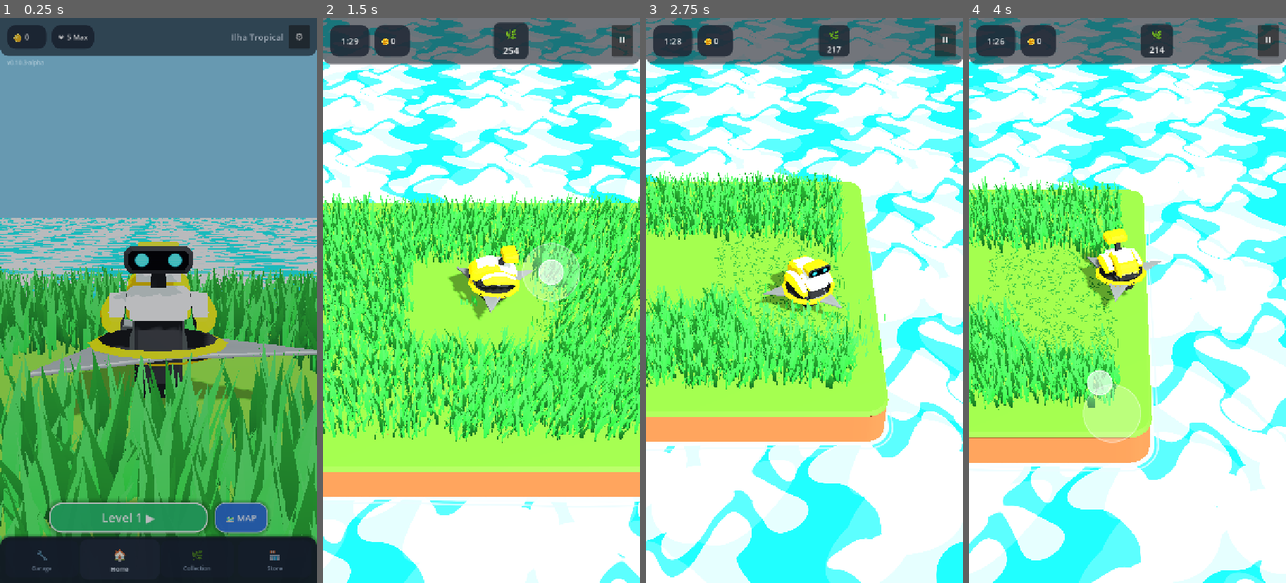
Above: before the commit, frames 1-4 (left to right).
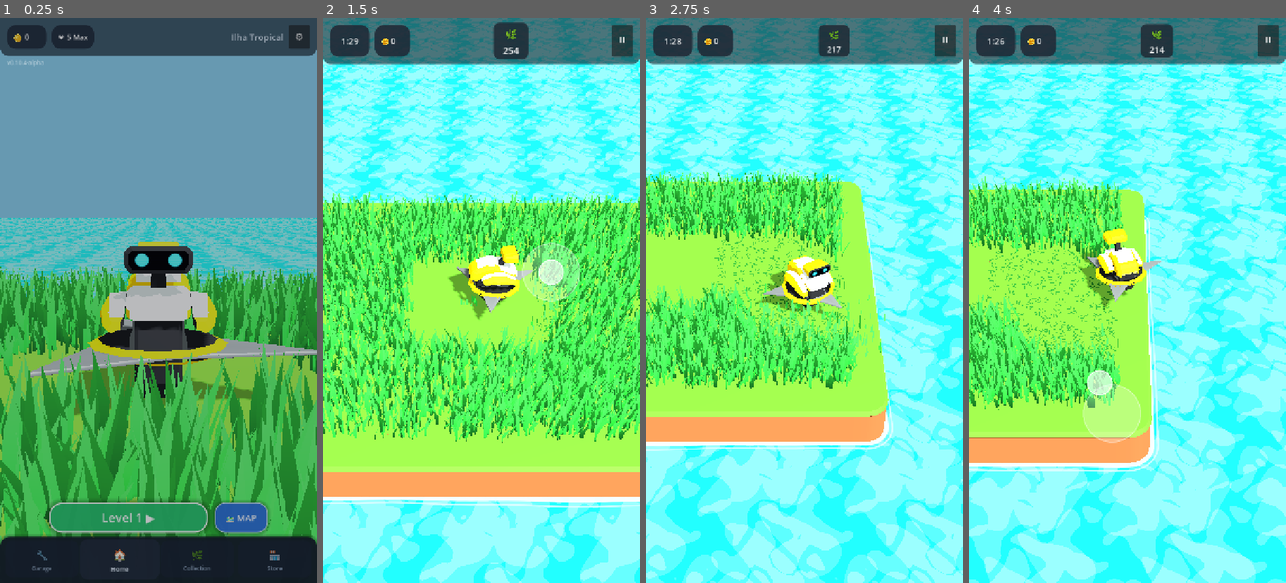
Above: after the commit, the same moments.

Repository: rogerbif/grass-cut-bot
Game: Godot game, scene res://scenes/menu/main_menu.tscn
Two runs of this game, one before a commit and one after it. Both use one fixed random seed, a clock stepped at 60 frames per second and the inputs below.
Inputs (mouse positions are in pixels of both pictures, inside the frame that each line leads up to):
- Up to frame 1 (0.25 s): no input
- Up to frame 2 (1.5 s): click "Level 1 ▶" at 0.5 s; tap Enter at 1.25 s; move the mouse to (551, 272) at 1.27 s; hold Right (ui_right) from 1.28 s (still down); hold Alt from 1.28 s (still down); click (551, 272) at 1.42 s
- Up to frame 3 (2.75 s): release Right (ui_right) at 2 s; release Alt at 2 s; drag from (741, 328) to (788, 413) at 2.02 s
- Up to frame 4 (4 s): move the mouse to (1159, 176) at 2.77 s; hold Right (ui_right) 2.78-3.5 s; tap Z at 2.85 s; drag from (1111, 413) to (1032, 215) at 3.52 s

The runs differ from the first frame. In frame 1, 8.3% of the frame differs, in the area x 0-100%, y 7-51%; in frame 2, 41%; in frame 3, 58%; in frame 4, 63%, in the area x 0-100%, y 0-100%.

Commit message:
feat: aplicacao dos parametros finais da agua wind waker [v0.10.4-alpha]

Diff:
--- a/project.godot
+++ b/project.godot
@@ -11,7 +11,7 @@
 [application]
 
 config/name="Grass Cut Bot"
-config/version="0.10.3-alpha"
+config/version="0.10.4-alpha"
 run/main_scene="res://scenes/menu/main_menu.tscn"
 config/features=PackedStringArray("4.7", "Mobile")
 boot_splash/image="uid://3pegaomvcdut"
--- a/scripts/core/game_version.gd
+++ b/scripts/core/game_version.gd
@@ -7,7 +7,7 @@
 
 const MAJOR: int = 0
 const MINOR: int = 10
-const PATCH: int = 3
+const PATCH: int = 4
 const STAGE: String = "ALPHA" # "PRE-ALPHA", "ALPHA", "BETA", "RC", "RELEASE"
 const BUILD_TYPE: String = "dev" # "dev", "nightly", "public"
 
--- a/shaders/wind_waker_water_material.tres
+++ b/shaders/wind_waker_water_material.tres
@@ -6,10 +6,10 @@
 render_priority = 0
 shader = ExtResource("1_shader")
 shader_parameter/water_color = Color(0.18, 0.65, 0.82, 1)
-shader_parameter/water2_color = Color(0.08, 0.52, 0.75, 1)
+shader_parameter/water2_color = Color(0.084, 0.52, 0.743, 1)
 shader_parameter/foam_color = Color(0.88, 0.98, 1, 1)
-shader_parameter/uv_scale = 0.22
-shader_parameter/distortion_speed = 1.2
-shader_parameter/distortion_strength = 0.1
-shader_parameter/foam_intensity = 0.4
-shader_parameter/roughness = 0.88
+shader_parameter/uv_scale = 0.48
+shader_parameter/distortion_speed = 2.6
+shader_parameter/distortion_strength = 0.125
+shader_parameter/foam_intensity = 0.14
+shader_parameter/roughness = 0.5
Not shown, changed: export_presets.cfg
Not shown, added: scripts/tools/water_tuner.gd.uid
Not shown, added: docs/historico_melhorias/067_aplicacao_parametros_finais_agua_wind_waker.md
Not shown, changed: docs/historico_melhorias/INDICE_MELHORIAS.md
